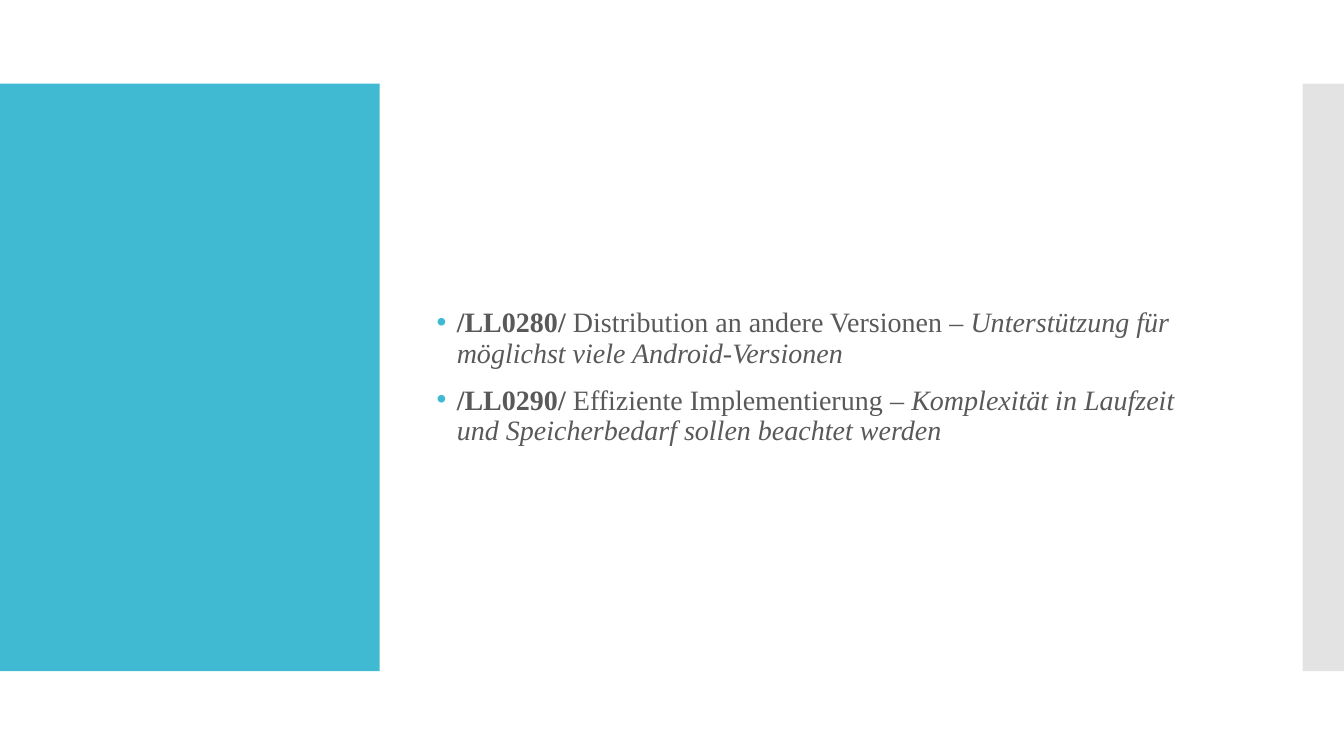
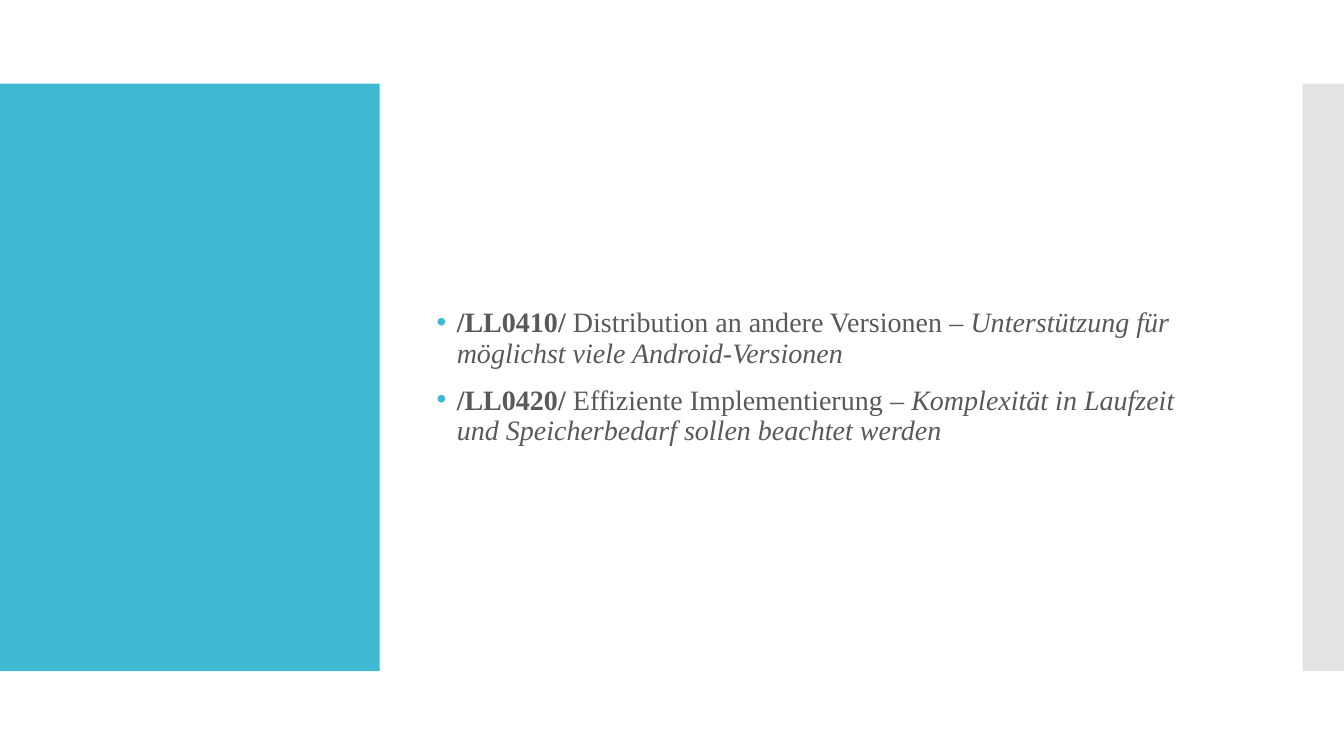
Before and after one commit to ch-schlecht/cz17a, a slide deck: slide 25 of Vortrag/Review_Lastenheft_Folien.pptx (slide 26 before the commit). Drawn at 1344x756 pixels with LibreOffice and Linux fonts; fonts in the diff are those of the drawing. Boxes give left, top, right and bottom in pixels: in the first picture for what was removed or moved away, otherwise in the second. Text is boxed around its words. In the diff, an @@ line names an element or a change of style, - is before the commit and + after.

```diff
--- a/Vortrag/Review_Lastenheft_Folien.pptx
+++ b/Vortrag/Review_Lastenheft_Folien.pptx
@@ text at [457, 312, 1174, 445]: text changed @@
-• /LL0280/ Distribution an andere Versionen – Unterstützung für möglichst viele Android-Versionen
-• /LL0290/ Effiziente Implementierung – Komplexität in Laufzeit und Speicherbedarf sollen beachtet werden
+• /LL0410/ Distribution an andere Versionen – Unterstützung für möglichst viele Android-Versionen
+• /LL0420/ Effiziente Implementierung – Komplexität in Laufzeit und Speicherbedarf sollen beachtet werden
```
Also in this commit, not shown: 19 other slides changed, 1 slide added, 1 slide removed.
